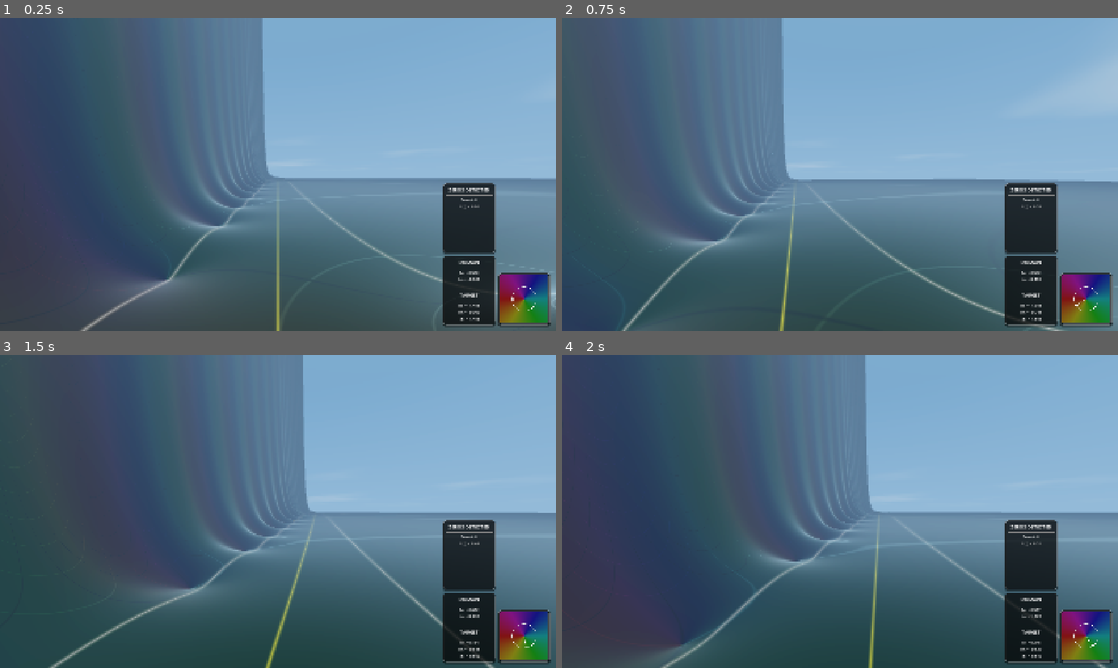
Above: before the commit, frames 1-4 (two rows, left to right).
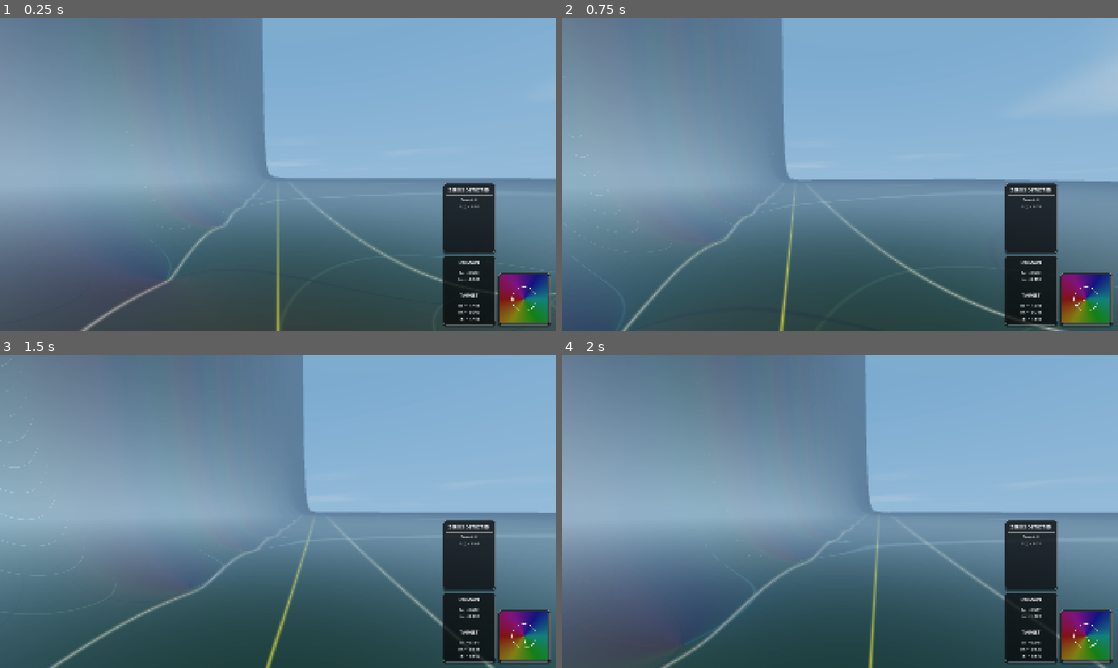
Above: after the commit, the same moments.

Repository: allanino/complex-functions-explorer
Game: Godot game, scene res://core/main.tscn
Two runs of this game, one before a commit and one after it. Both use one fixed random seed, a clock stepped at 60 frames per second and the inputs below.
Inputs (mouse positions are in pixels of both pictures, inside the frame that each line leads up to):
- Up to frame 1 (0.25 s): no input
- Up to frame 2 (0.75 s): tap Enter at 0.5 s; move the mouse to (867, 174) at 0.52 s; hold W (move_forward) from 0.53 s (still down); tap R at 0.6 s
- Up to frame 3 (1.5 s): keep holding W (move_forward); tap Space at 0.77 s; tap G at 0.8, 1.35 s; move the mouse to (250, 511) at 1.27 s
- Up to frame 4 (2 s): keep holding W (move_forward); tap Space at 1.52 s; tap N at 1.55 s

The runs differ from the first frame. In frame 1, 31% of the frame differs, in the area x 0-100%, y 0-100%; in frame 2, 22%; in frame 3, 33%; in frame 4, 34%, in the area x 0-55%, y 0-97%.

Commit message:
feat: add mathematical function composition support
Added function composition capability by introducing `input_function_type`
to Config. The input function is evaluated first, and its result is
passed into the outer function.

- Updated UI to include an "Input" dropdown menu for functions.
- Handled filtering so multivalued functions cannot be used as input.
- Refactored `math/complex_field.gd` to compose get_field calls.
- Applied complex derivative chain rule in `math/complex_field.gdshaderinc`
  to accurately maintain surface normals and shading for composite functions.

Co-authored-by: allanino <5325241+allanino@users.noreply.github.com>

Diff:
--- a/core/config_manager.gd
+++ b/core/config_manager.gd
@@ -180,6 +180,7 @@
 		elif function.has("iters_range"):
 			iterations = int(function["iters_range"][3])
 var function: Dictionary = FUNCTIONS[ComplexFunc.ZETA]
+var input_function_type: int = ComplexFunc.IDENTITY
 
 var height_type: int = 0
 var height_a: float = 3.0
@@ -344,6 +345,7 @@
 	config.set_value("field", "iterations", iterations)
 	config.set_value("field", "function_iterations", function_iterations)
 	config.set_value("field", "function_type", int(function_type))
+	config.set_value("field", "input_function_type", int(input_function_type))
 	config.set_value("field", "height_type", height_type)
 	config.set_value("field", "height_a", height_a)
 	config.set_value("field", "height_epsilon", height_epsilon)
@@ -408,6 +410,9 @@
 
 	var ft_raw = config.get_value("field", "function_type", int(function_type))
 	function_type = ft_raw
+
+	var in_ft_raw = config.get_value("field", "input_function_type", int(input_function_type))
+	input_function_type = in_ft_raw
 
 	function_iterations = config.get_value("field", "function_iterations", {})
 	if function_iterations.has(function_type):
--- a/math/complex_field.gd
+++ b/math/complex_field.gd
@@ -299,15 +299,8 @@
 # Dispatchers
 #-------------------------------------------------------------------------
 
-static func get_field(world_x: float, world_z: float) -> Vector2:
-	if Config.performance_protection_active:
-		return Vector2.ZERO
-
-	var zoom: float = 1.0 / Config.effective_zoom
-	var x: float = world_x * 0.1 * zoom
-	var y: float = - world_z * 0.1 * zoom
-
-	match Config.function_type:
+static func get_field_at(x: float, y: float, function_type: int) -> Vector2:
+	match function_type:
 		Config.ComplexFunc.ZETA: return zeta(x, y)
 		Config.ComplexFunc.ZETA_REFLECTION: return zeta_continuation(x, y)
 		Config.ComplexFunc.DIRICHLET_ETA: return dirichlet_eta(x, y, Config.iterations)
@@ -328,8 +321,19 @@
 		Config.ComplexFunc.MULTIVALUED_LOG: return multivalued_log(x, y, -99999, true)
 		Config.ComplexFunc.MULTIVALUED_ASIN: return multivalued_asin(x, y)
 		Config.ComplexFunc.MULTIVALUED_ACOS: return multivalued_acos(x, y)
-
 	return Vector2.ZERO
+
+static func get_field(world_x: float, world_z: float) -> Vector2:
+	if Config.performance_protection_active:
+		return Vector2.ZERO
+
+	var zoom: float = 1.0 / Config.effective_zoom
+	var x: float = world_x * 0.1 * zoom
+	var y: float = - world_z * 0.1 * zoom
+
+	var w: Vector2 = get_field_at(x, y, Config.input_function_type)
+
+	return get_field_at(w.x, w.y, Config.function_type)
 
 static func get_height_from_field(f: Vector2) -> float:
 	if not is_finite(f.x) or not is_finite(f.y): return 0.0
--- a/terrain/terrain.gd
+++ b/terrain/terrain.gd
@@ -196,6 +196,7 @@
 	terrain_material.set_shader_parameter("show_critical_stripe", Config.show_critical_stripe)
 	terrain_material.set_shader_parameter("show_flow", Config.show_flow)
 	terrain_material.set_shader_parameter("function_type", Config.function_type)
+	terrain_material.set_shader_parameter("input_function_type", Config.input_function_type)
 	terrain_material.set_shader_parameter("height_type", Config.height_type)
 	terrain_material.set_shader_parameter("height_a", Config.height_a)
 	terrain_material.set_shader_parameter("height_epsilon", Config.height_epsilon)
--- a/ui/main_ui.gd
+++ b/ui/main_ui.gd
@@ -24,6 +24,7 @@
 @onready var main_menu_panel = %MenuOverlay.get_node("CenterContainer/MainMenuPanel")
 @onready var tab_container = %MenuOverlay/%TabContainer
 @onready var func_button = %MenuOverlay/%FuncContainer.get_option_button()
+@onready var input_button = %MenuOverlay/%InputContainer.get_option_button()
 @onready var height_button = %MenuOverlay/%HeightContainer.get_option_button()
 @onready var height_a_container = %MenuOverlay/%HeightAContainer
 @onready var height_a_input = %MenuOverlay/%HeightAContainer.get_line_edit()
@@ -402,6 +403,7 @@
 	quit_save_and_quit.pressed.connect(_on_quit_save_and_quit_pressed)
 	quit_confirm.pressed.connect(_on_quit_confirm_pressed)
 	func_button.item_selected.connect(_on_func_item_selected)
+	input_button.item_selected.connect(_on_input_item_selected)
 	height_button.item_selected.connect(_on_height_selected)
 
 	_init_slider_bindings()
@@ -416,14 +418,8 @@
 	get_viewport().size_changed.connect(_update_hud_layout)
 
 
-	func_button.clear()
-	var sorted_keys = Config.FUNCTIONS.keys()
-	sorted_keys.sort()
-	for f_key in sorted_keys:
-		var f_data = Config.FUNCTIONS.get(f_key, {})
-		if f_data.get("hidden", false):
-			continue
-		func_button.add_item(f_data.get("name", "Unknown"), f_key)
+	_populate_function_dropdown(func_button, false)
+	_populate_function_dropdown(input_button, true)
 
 	height_button.clear()
 	height_button.add_item("Absolute: Abs(f)")
@@ -649,8 +645,26 @@
 
 			apply_aa()
 
+func _populate_function_dropdown(button: OptionButton, exclude_multivalued: bool):
+	button.clear()
+	var sorted_keys = Config.FUNCTIONS.keys()
+	sorted_keys.sort()
+	for f_key in sorted_keys:
+		var f_data = Config.FUNCTIONS.get(f_key, {})
+		if f_data.get("hidden", false):
+			continue
+		if exclude_multivalued and f_data.get("is_multivalued", false):
+			continue
+		button.add_item(f_data.get("name", "Unknown"), f_key)
+
 func _on_func_item_selected(index):
 	_on_func_selected(func_button.get_item_id(index))
+
+func _on_input_item_selected(index: int):
+	_on_input_selected(input_button.get_item_id(index))
+
+func _on_input_selected(f_type: int):
+	Config.input_function_type = f_type
 
 func _on_func_selected(f_type: int):
 	Config.function_type = f_type
@@ -786,6 +800,7 @@
 	Config.show_hud_monitor_chunks = hud_monitor_chunks_checkbox.button_pressed
 	Config.show_flow = flow_checkbox.button_pressed
 	Config.function_type = func_button.get_item_id(func_button.selected)
+	Config.input_function_type = input_button.get_item_id(input_button.selected)
 	Config.height_type = height_button.selected
 
 	apply_aa()
@@ -883,8 +898,10 @@
 	flow_checkbox.button_pressed = Config.show_flow
 
 	func_button.select(func_button.get_item_index(Config.function_type))
+	input_button.select(input_button.get_item_index(Config.input_function_type))
 	height_button.selected = Config.height_type
 	_on_func_selected(Config.function_type)
+	_on_input_selected(Config.input_function_type)
 	_on_height_selected(Config.height_type)
 
 	for key in Config.PRESET_KEYS:
--- a/ui/menu.tscn
+++ b/ui/menu.tscn
@@ -369,6 +369,11 @@
 layout_mode = 2
 text = "Function"
 
+[node name="InputContainer" parent="CenterContainer/MainMenuPanel/MarginContainer/ContentVBox/TabContainer/FUNCTION/Margin/VBox" instance=ExtResource("DropdownScene")]
+unique_name_in_owner = true
+layout_mode = 2
+text = "Input"
+
 [node name="HeightContainer" parent="CenterContainer/MainMenuPanel/MarginContainer/ContentVBox/TabContainer/FUNCTION/Margin/VBox" unique_id=2077499212 instance=ExtResource("DropdownScene")]
 unique_name_in_owner = true
 layout_mode = 2
Not shown, changed: math/complex_field.gdshaderinc
